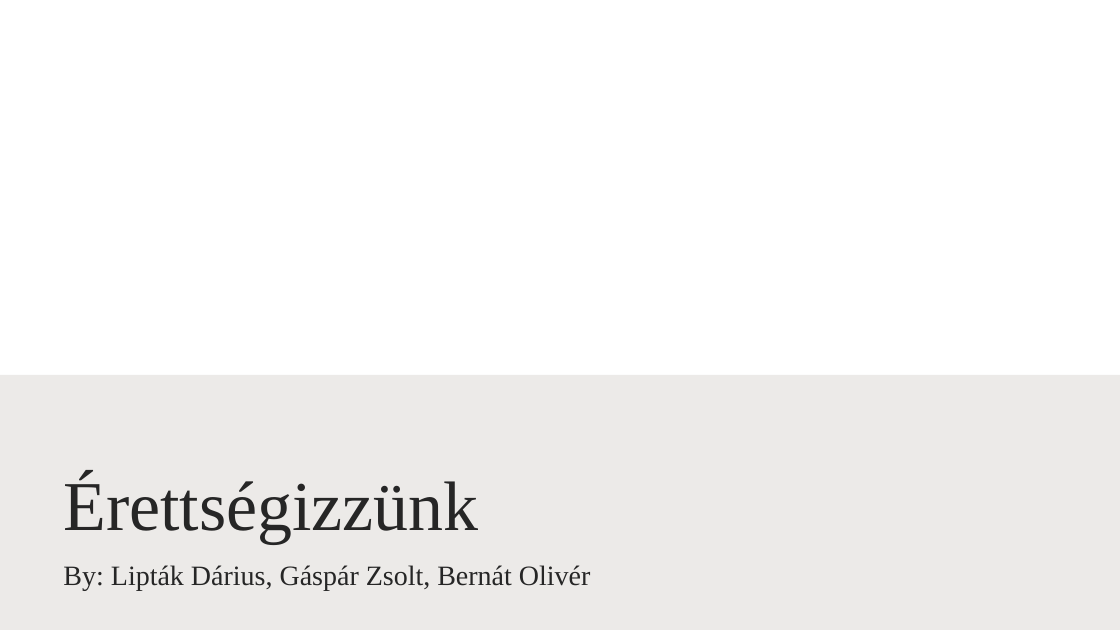
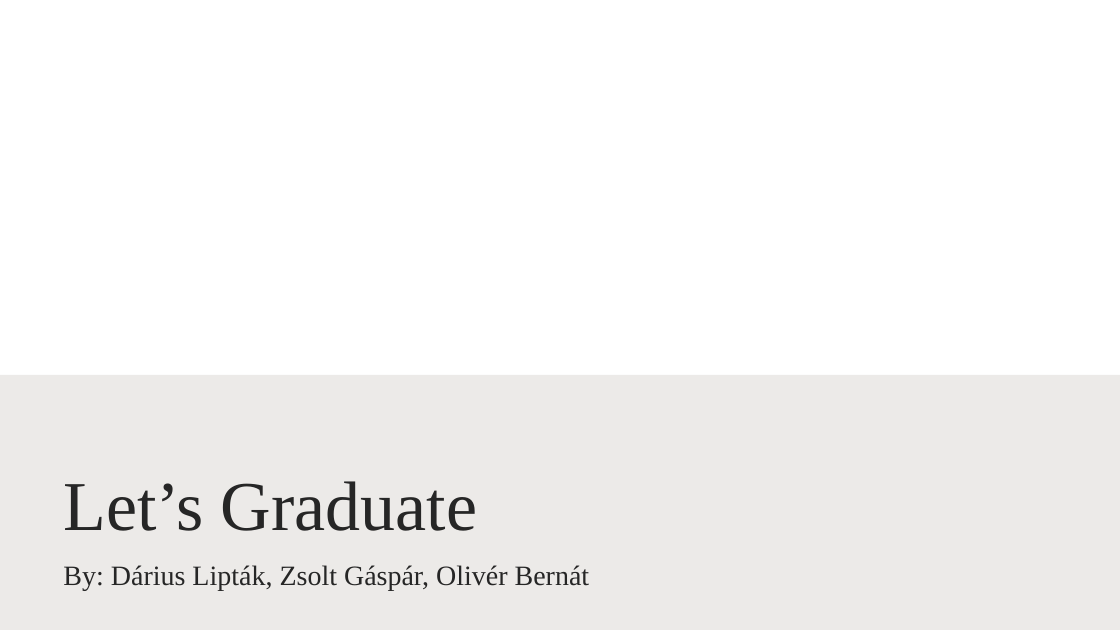
Before and after one commit to zsolti6/Erettsegizzunk, a slide deck: slide 1 of erettsegizzunk.pptx. Drawn at 1120x630 pixels with LibreOffice and Linux fonts; fonts in the diff are those of the drawing; background and template pictures are left out. Boxes give left, top, right and bottom in pixels: in the first picture for what was removed or moved away, otherwise in the second. Text is boxed around its words. In the diff, an @@ line names an element or a change of style, - is before the commit and + after.

```diff
--- a/erettsegizzunk.pptx
+++ b/erettsegizzunk.pptx
@@ title at (63,481,477,531): text changed @@
-Érettségizzünk
+Let’s Graduate
@@ subtitle at (63,565,590,590): text changed @@
-By: Lipták Dárius, Gáspár Zsolt, Bernát Olivér
+By: Dárius Lipták, Zsolt Gáspár, Olivér Bernát
```
Also in this commit, not shown: 3 other slides changed, 7 slides added, 13 slides removed, 2 other files.
